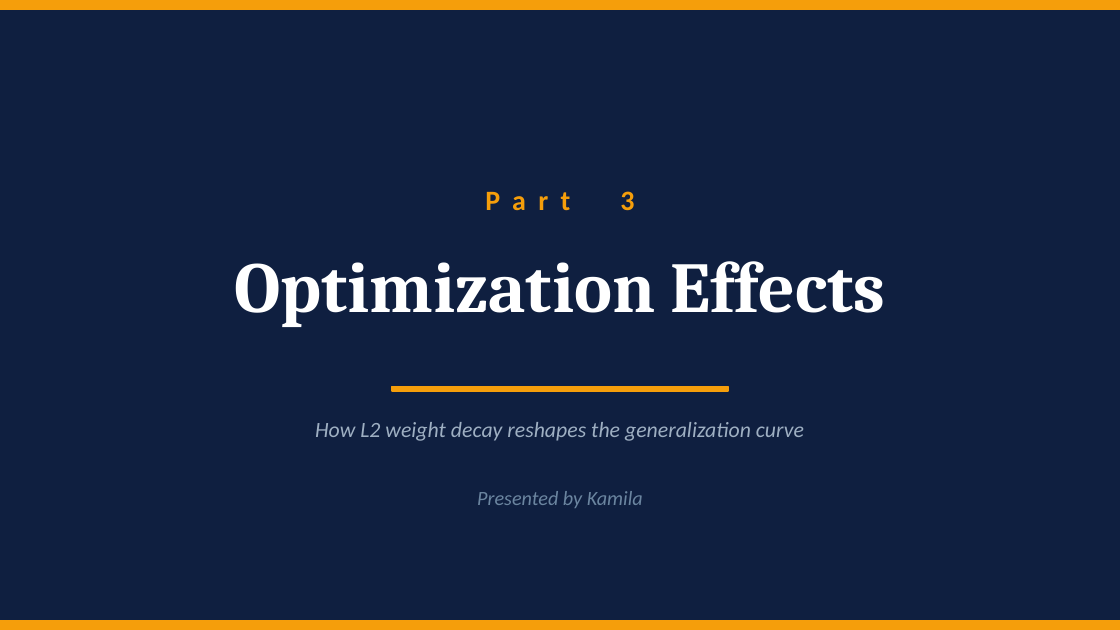
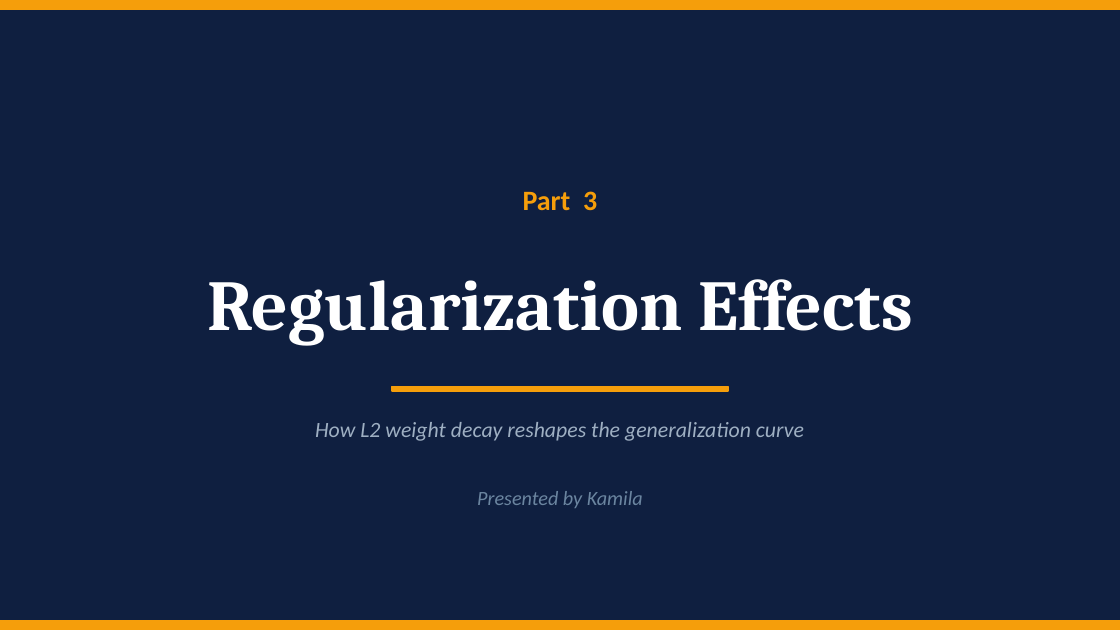
Before and after one commit to LeJ7-commits/double-descent-overparameterized-mlps, a slide deck: slide 12 of slides/double_descent_presentation.pptx (slide 11 before the commit). Drawn at 1120x630 pixels with LibreOffice and Linux fonts; fonts in the diff are those of the drawing. Boxes give left, top, right and bottom in pixels: in the first picture for what was removed or moved away, otherwise in the second. Text is boxed around its words. In the diff, an @@ line names an element or a change of style, - is before the commit and + after.

```diff
--- a/slides/double_descent_presentation.pptx
+++ b/slides/double_descent_presentation.pptx
@@ text "Part 3" at <box>523,191,597,211</box>: letter spacing 8 to 0 pt @@
@@ text at <box>207,279,913,346</box>: text changed @@
-Optimization Effects
+Regularization Effects
```
Also in this commit, not shown: 13 other slides changed, 1 slide added, 2 other files.
